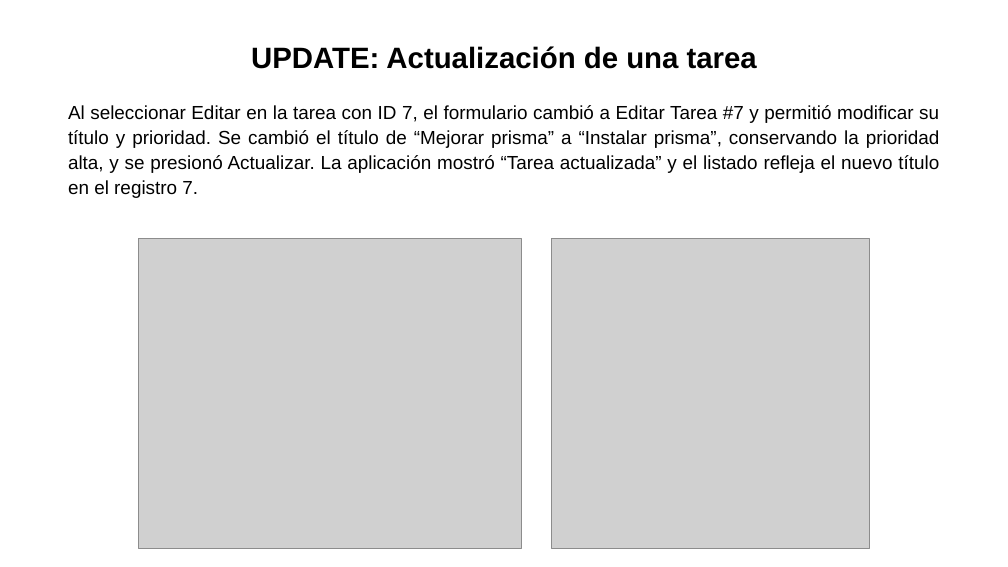
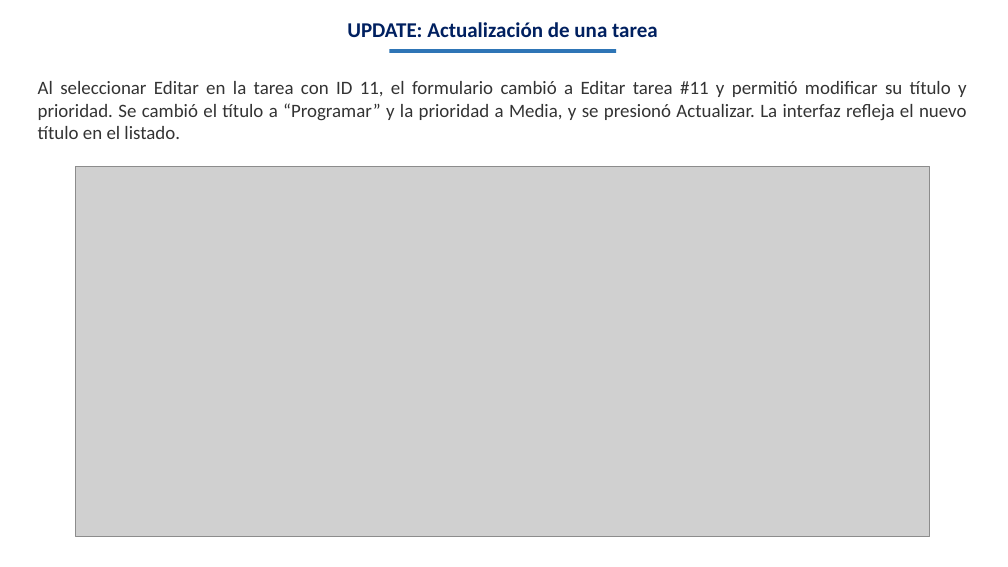
Before and after one commit to alondraS128/TBD_Tema-4, a slide deck: slide 16 of Actividad 4.3 Banco de ejercicios_AlondraSantis_TBD_5ISCM.pptx (slide 13 before the commit). Drawn at 1008x567 pixels with LibreOffice and Linux fonts; fonts in the diff are those of the drawing; grey boxes stand for pictures. Boxes give left, top, right and bottom in pixels: in the first picture for what was removed or moved away, otherwise in the second. Text is boxed around its words. In the diff, an @@ line names an element or a change of style, - is before the commit and + after.

```diff
--- a/Actividad 4.3 Banco de ejercicios_AlondraSantis_TBD_5ISCM.pptx
+++ b/Actividad 4.3 Banco de ejercicios_AlondraSantis_TBD_5ISCM.pptx
@@ text "UPDATE: Actualización de una tarea" moved from (x1=251, y1=46, x2=757, y2=69) to (x1=347, y1=22, x2=658, y2=37) @@
@@ text "UPDATE: Actualización de una tarea" at (x1=347, y1=22, x2=658, y2=37): size 28 to 20 pt, font Arial to Calibri, text colour #000000 to #002060 @@
@@ rectangle added at (x1=389, y1=49, x2=616, y2=53), fill #2E75B6 @@
@@ text "Al seleccionar Editar en la ..." at (x1=38, y1=81, x2=967, y2=139): vertical alignment top to middle @@
@@ text at (x1=38, y1=81, x2=967, y2=139): text changed; font Arial to Calibri; text colour #000000 to #333333 @@
-Al seleccionar Editar en la tarea con ID 7, el formulario cambió a Editar Tarea #7 y permitió modificar su título y prioridad. Se cambió el título de “Mejorar prisma” a “Instalar prisma”, conservando la prioridad alta, y se presionó Actualizar. La aplicación mostró “Tarea actualizada” y el listado refleja el nuevo título en el registro 7.
+Al seleccionar Editar en la tarea con ID 11, el formulario cambió a Editar tarea #11 y permitió modificar su título y prioridad. Se cambió el título a “Programar” y la prioridad a Media, y se presionó Actualizar. La interfaz refleja el nuevo título en el listado.
@@ picture added at (x1=76, y1=166, x2=930, y2=537) @@
@@ picture removed at (x1=139, y1=238, x2=522, y2=548) @@
@@ picture removed at (x1=551, y1=238, x2=869, y2=548) @@
```
Also in this commit, not shown: 13 other slides changed, 8 slides added, 4 slides removed, 19 other files.
